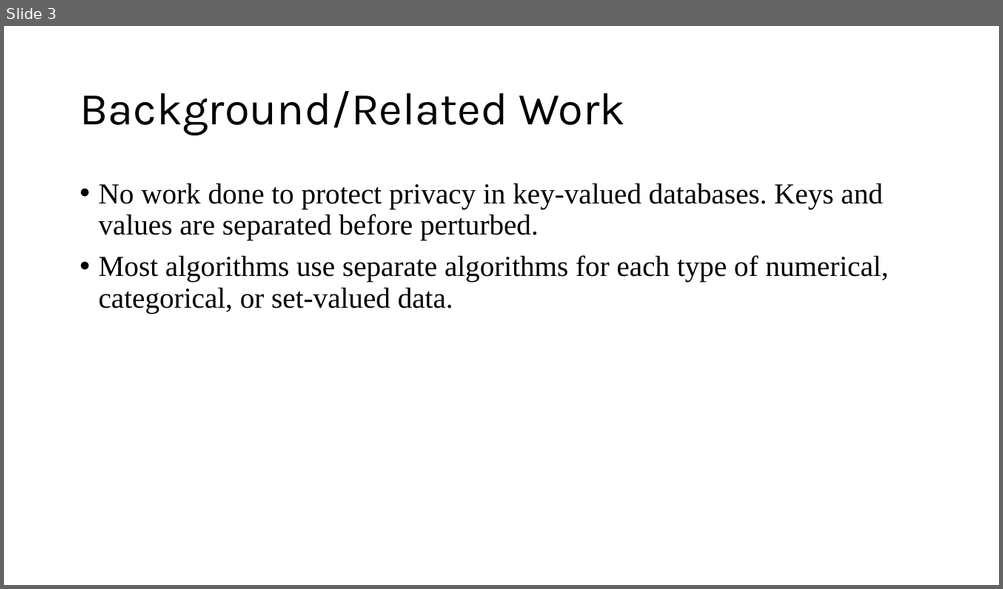
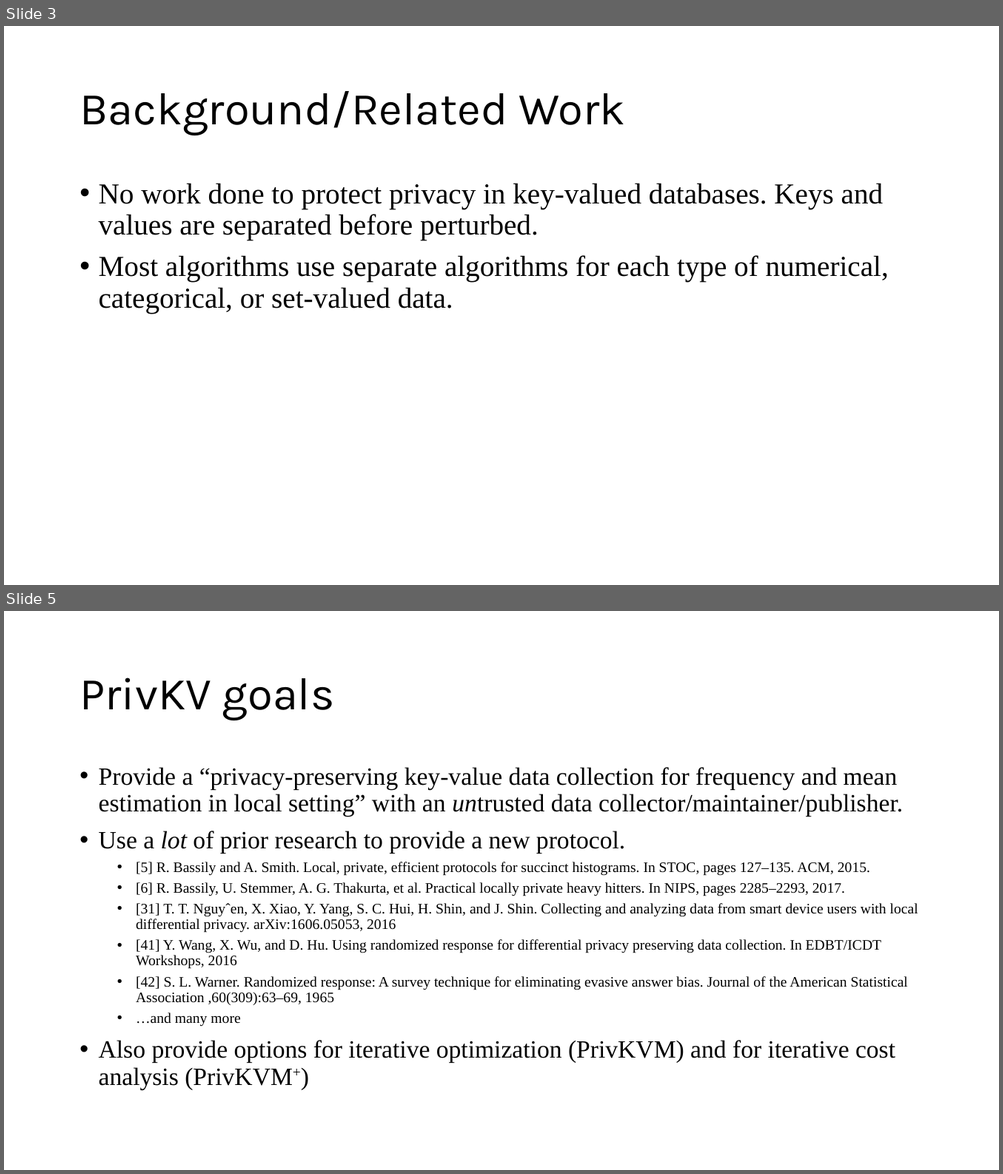
Before and after one commit to CodeFluent/Notes, a slide deck: CS-6223/hw/Grad_Project/Final Documents/PrivKV Differential Privacy for Key Value Structured Data.pptx. Shown one above the other, each under a label of ours: slide 3 before the commit, slides 3 and 5 after it; the slides between them are not shown. The pictures are 1003x589 and 1003x1174 pixels, drawn with LibreOffice and Linux fonts; fonts in the diff are those of the drawing. Boxes give left, top, right and bottom in pixels: in the first picture for what was removed or moved away, otherwise in the second. Text is boxed around its words. In the diff, an @@ line names an element or a change of style, - is before the commit and + after.

```diff
--- a/CS-6223/hw/Grad_Project/Final Documents/PrivKV Differential Privacy for Key Value Structured Data.pptx
+++ b/CS-6223/hw/Grad_Project/Final Documents/PrivKV Differential Privacy for Key Value Structured Data.pptx
@@ slide 5 added at [4, 611, 999, 1170], background #FFFFFF @@
@@ title added at [79, 678, 335, 721], 44 pt, text #000000 @@
+PrivKV goals
@@ text added at [99, 767, 918, 1090], 14 pt, text #000000 @@
+• Provide a “privacy-preserving key-value data collection for frequency and mean estimation in local setting” with an untrusted data collector/maintainer/publisher.
+• Use a lot of prior research to provide a new protocol.
+  • [5] R. Bassily and A. Smith. Local, private, efficient protocols for succinct histograms. In STOC, pages 127–135. ACM, 2015.
+  • [6] R. Bassily, U. Stemmer, A. G. Thakurta, et al. Practical locally private heavy hitters. In NIPS, pages 2285–2293, 2017.
+  • [31] T. T. Nguyˆen, X. Xiao, Y. Yang, S. C. Hui, H. Shin, and J. Shin. Collecting and analyzing data from smart device users with local differential privacy. arXiv:1606.05053, 2016
+  • [41] Y. Wang, X. Wu, and D. Hu. Using randomized response for differential privacy preserving data collection. In EDBT/ICDT Workshops, 2016
+  • [42] S. L. Warner. Randomized response: A survey technique for eliminating evasive answer bias. Journal of the American Statistical Association ,60(309):63–69, 1965
+  • …and many more
+• Also provide options for iterative optimization (PrivKVM) and for iterative cost analysis (PrivKVM+)
```
Also in this commit, not shown: 1 slide changed, 1 slide removed.
